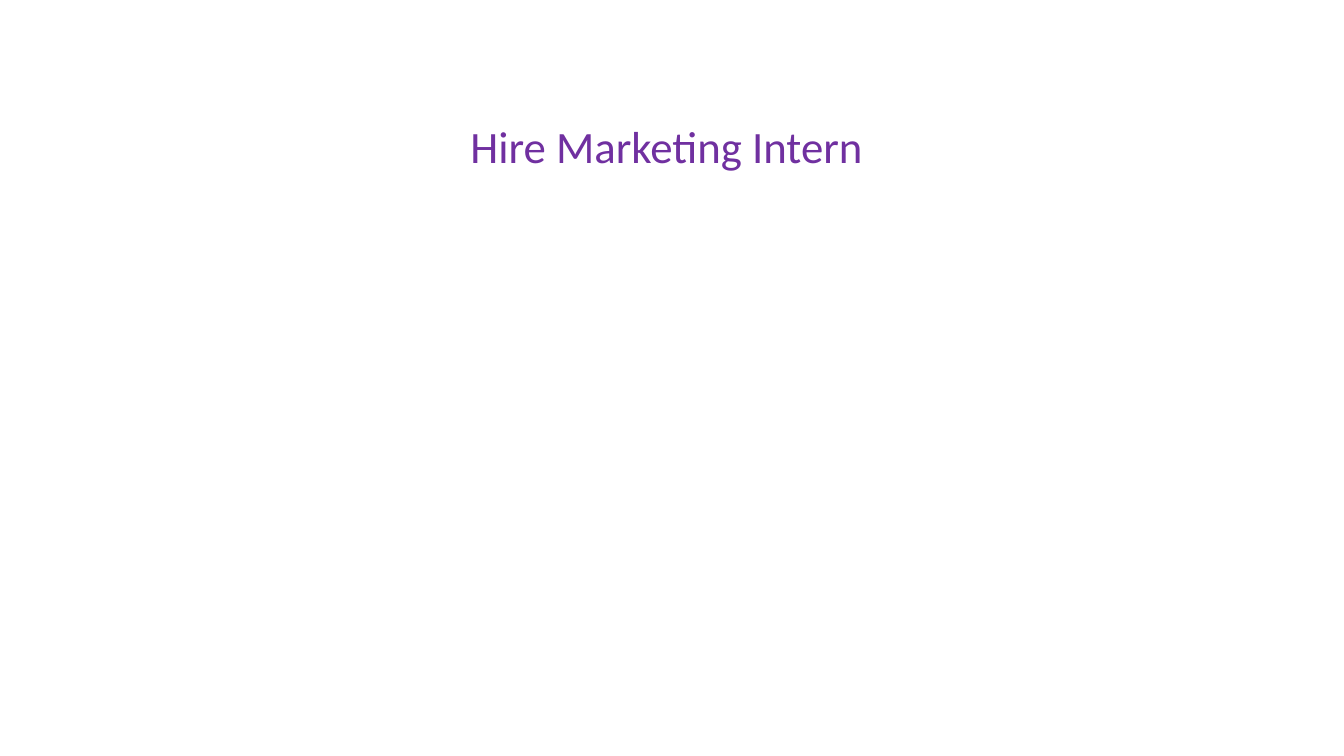
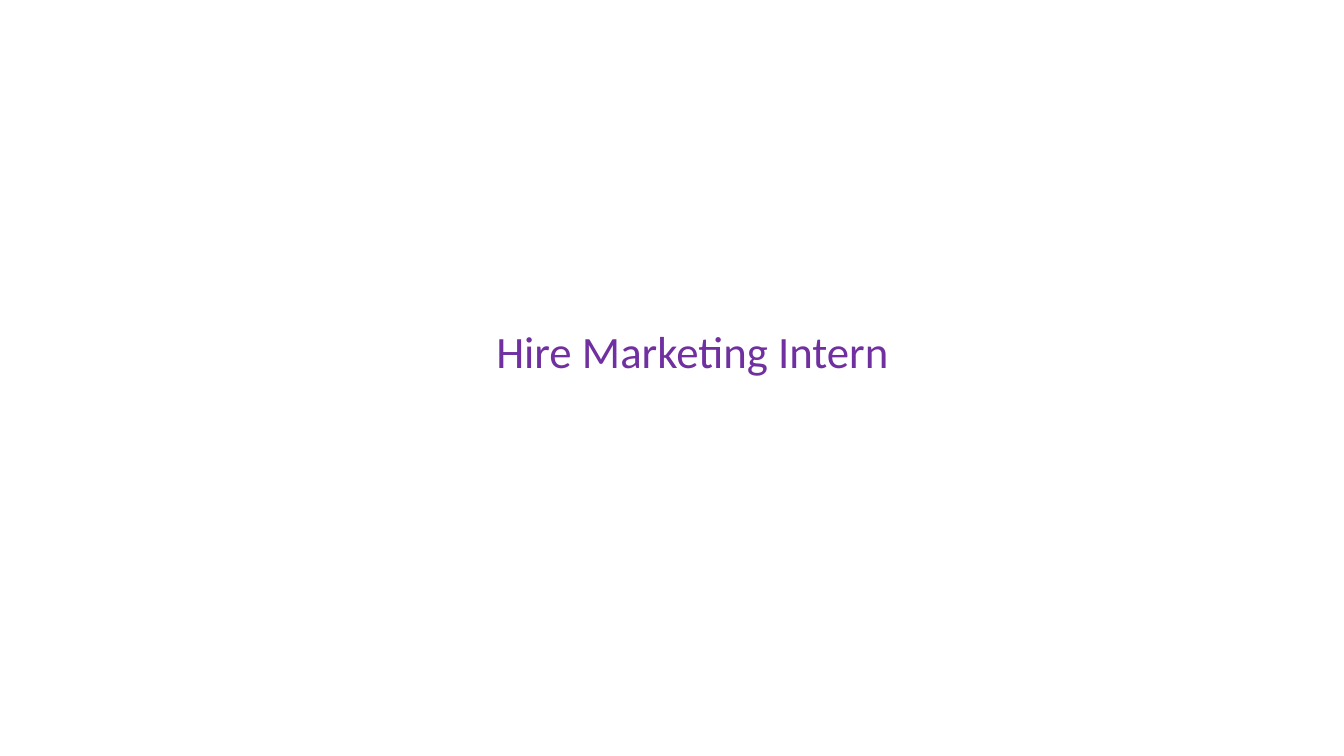
Before and after one commit to DellHelpAThon/RoundRockServingCenter_DigitalDreamers, a slide deck: slide 11 of RRASC Marketing Strategy Propossal.pptx (slide 3 before the commit). Drawn at 1344x756 pixels with LibreOffice and Linux fonts; fonts in the diff are those of the drawing; background and template pictures are left out. Boxes give left, top, right and bottom in pixels: in the first picture for what was removed or moved away, otherwise in the second. Text is boxed around its words. In the diff, an @@ line names an element or a change of style, - is before the commit and + after.

```diff
--- a/RRASC Marketing Strategy Propossal.pptx
+++ b/RRASC Marketing Strategy Propossal.pptx
@@ text "Hire Marketing Intern": place and size @@
-text "Hire Marketing Intern" at (470, 132, 862, 171)
+text "Hire Marketing Intern" at (496, 337, 888, 376)
```
Also in this commit, not shown: 6 other slides changed, 6 slides added, 2 slides removed.
